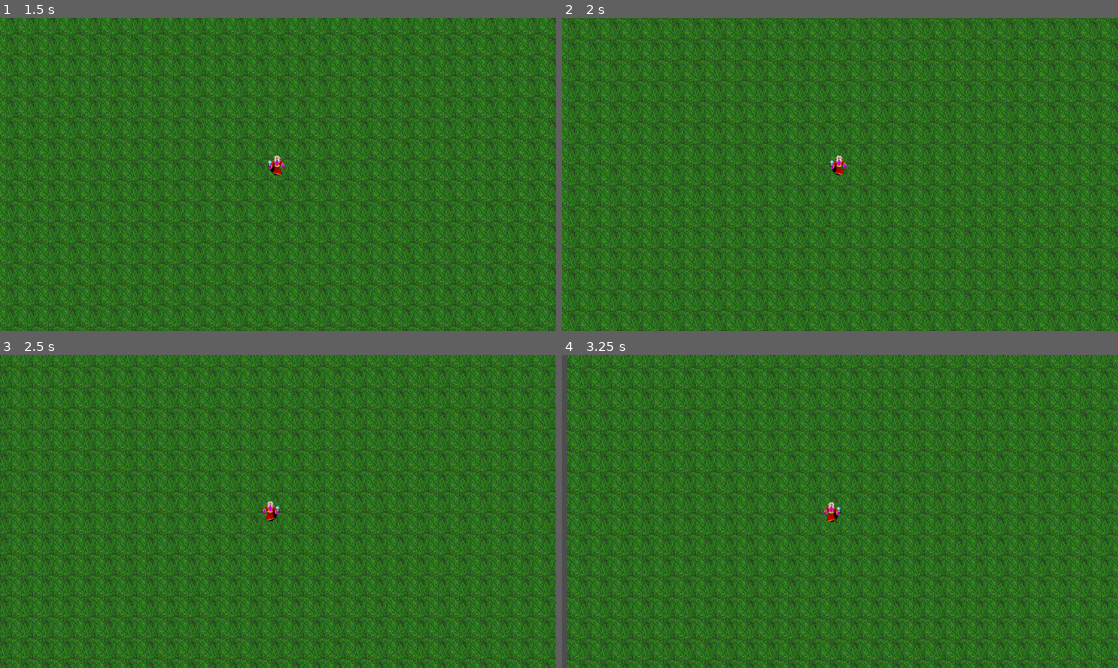
Above: before the commit, frames 1-4 (two rows, left to right).
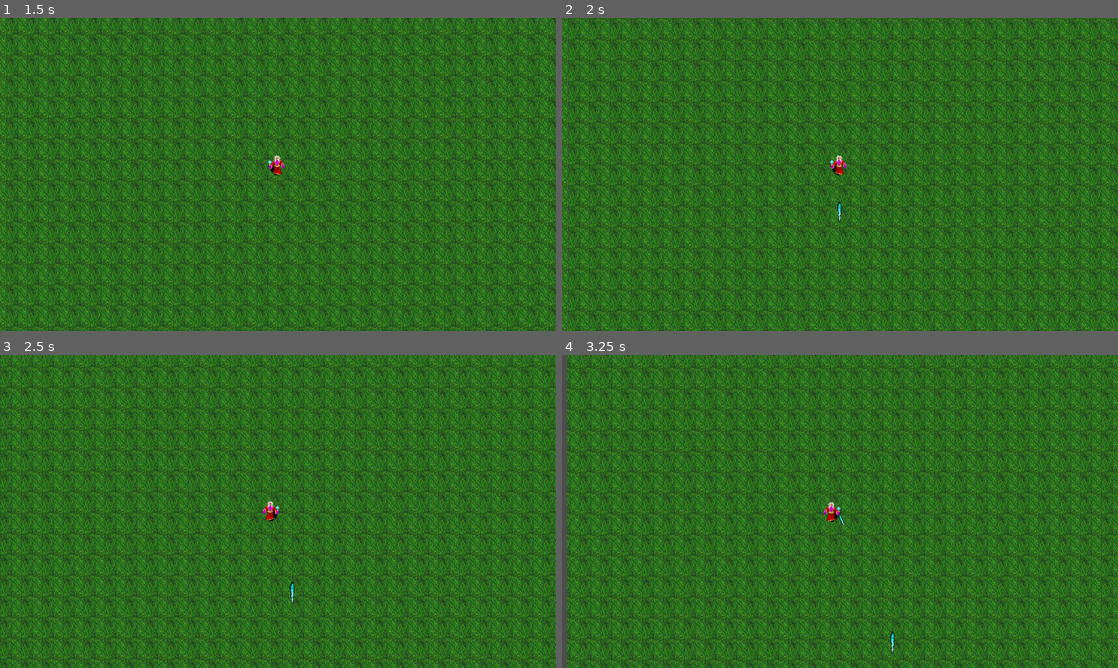
Above: after the commit, the same moments.

Repository: tobiassh0/VS_clone
Game: Godot game, scene res://World/world.tscn
Two runs of this game, one before a commit and one after it. Both use one fixed random seed, a clock stepped at 60 frames per second and the inputs below.
Inputs:
- Up to frame 1 (1.5 s): tap Enter at 0.5 s; hold Up (up) from 0.53 s (still down)
- Up to frame 2 (2 s): keep holding Up (up)
- Up to frame 3 (2.5 s): release Up (up) at 2.03 s; hold Left (left) from 2.03 s (still down)
- Up to frame 4 (3.25 s): keep holding Left (left)

Frame 1 is identical in both runs. In frame 2, less than 0.1% of the frame differs, in the area x 49-51%, y 58-66%; in frame 3, less than 0.1%; in frame 4, less than 0.1%, in the area x 49-60%, y 50-96%.

Commit message:
enemy, weapon and attack add

Diff:
--- a/Enemy/enemy.gd
+++ b/Enemy/enemy.gd
@@ -8,7 +8,7 @@
 @export var movement_speed = 20.0
 @onready var sprite = $Sprite2D
 @onready var anim = $AnimationPlayer
-@export var hp = 20.0
+@export var hp = 5.0
 
 func _ready():
 	anim.play("walk")
--- a/Enemy/enemy.tscn
+++ b/Enemy/enemy.tscn
@@ -6,8 +6,8 @@
 [ext_resource type="PackedScene" uid="uid://bjtn6c83hkq7q" path="res://Utility/hitbox.tscn" id="4_iphex"]
 
 [sub_resource type="CapsuleShape2D" id="CapsuleShape2D_kd725"]
-radius = 5.0
-height = 14.0
+radius = 7.0
+height = 28.0
 
 [sub_resource type="Animation" id="Animation_6bqh4"]
 length = 0.001
@@ -47,13 +47,15 @@
 "walk": SubResource("Animation_x4arp")
 }
 
-[sub_resource type="RectangleShape2D" id="RectangleShape2D_eh2p6"]
-size = Vector2(22, 26)
+[sub_resource type="RectangleShape2D" id="RectangleShape2D_igayp"]
+size = Vector2(21, 26)
 
 [sub_resource type="RectangleShape2D" id="RectangleShape2D_bba4u"]
-size = Vector2(14, 19)
+size = Vector2(20, 23)
 
 [node name="enemy_kobold_weak" type="CharacterBody2D"]
+collision_layer = 5
+collision_mask = 5
 motion_mode = 1
 script = ExtResource("1_anvu8")
 
@@ -77,10 +79,11 @@
 collision_mask = 4
 
 [node name="CollisionShape2D" parent="HurtBox" index="0"]
-position = Vector2(-1, 2)
-shape = SubResource("RectangleShape2D_eh2p6")
+position = Vector2(-0.5, 2)
+shape = SubResource("RectangleShape2D_igayp")
 
 [node name="HitBox" parent="." instance=ExtResource("4_iphex")]
+visible = false
 collision_layer = 2
 collision_mask = 2
 
--- a/Player/attack.tscn
+++ b/Player/attack.tscn
@@ -1,12 +1,37 @@
-[gd_scene load_steps=2 format=3 uid="uid://br1im2bk3gi2q"]
+[gd_scene load_steps=5 format=3 uid="uid://br1im2bk3gi2q"]
 
+[ext_resource type="Script" path="res://Player/ice_spear.gd" id="1_nhiwh"]
 [ext_resource type="Texture2D" uid="uid://dfvd7o7rcyplg" path="res://Textures/Items/Weapons/ice_spear.png" id="1_taxom"]
+[ext_resource type="AudioStream" uid="uid://cm2nkyp4lo8g8" path="res://Audio/SoundEffect/ice.wav" id="3_tfos5"]
 
-[node name="IceSpear" type="Area2D"]
+[sub_resource type="RectangleShape2D" id="RectangleShape2D_nnbtb"]
+size = Vector2(33.0761, 5.65599)
+
+[node name="IceSpear" type="Area2D" groups=["attack"]]
+top_level = true
+scale = Vector2(0.1, 0.1)
+collision_layer = 4
+collision_mask = 4
+script = ExtResource("1_nhiwh")
 metadata/_edit_group_ = true
 
 [node name="Sprite2D" type="Sprite2D" parent="."]
 texture = ExtResource("1_taxom")
 
 [node name="CollisionShape2D" type="CollisionShape2D" parent="."]
-visible = false
+position = Vector2(0.279887, -0.729716)
+rotation = 0.785398
+shape = SubResource("RectangleShape2D_nnbtb")
+
+[node name="Timer" type="Timer" parent="."]
+wait_time = 8.0
+one_shot = true
+autostart = true
+
+[node name="sound_play" type="AudioStreamPlayer" parent="."]
+stream = ExtResource("3_tfos5")
+volume_db = -10.0
+pitch_scale = 2.0
+autoplay = true
+
+[connection signal="timeout" from="Timer" to="." method="_on_timer_timeout"]
--- /dev/null
+++ b/Player/ice_spear.gd
@@ -0,0 +1,45 @@
+extends Area2D
+
+var level = 1
+var hp = 1 # amount of hits it can take
+var speed = 100
+var damage = 5
+var knock_back = 100 # change this later
+var attack_size= 1
+
+var target = Vector2.ZERO
+var angle = Vector2.ZERO
+
+@onready var player = get_tree().get_first_node_in_group("player")
+
+func _ready():
+	angle = global_position.direction_to(target)
+	rotation = angle.angle() + deg_to_rad(135) # returns a radian
+	match level:
+		1:
+			hp = 1
+			speed = 100
+			damage = 5
+			knock_back = 100
+			attack_size = 1
+		2:
+			hp += 1
+			attack_size *= 2
+	# scales the size of the ice spear from being born to full animation
+	var tween = create_tween()
+	tween.tween_property(self,"scale",Vector2(1,1)*attack_size,1).set_trans(Tween.TRANS_QUINT).set_ease(Tween.EASE_OUT)
+	tween.play()
+
+# update position
+func _physics_process(delta):
+	position += angle*speed*delta
+
+# hits enemy and remove ice spear
+func enemy_hit(charge = 1):
+	hp -= charge
+	if hp <= 0:
+		queue_free()
+
+# removes ice spear after time out from creation
+func _on_timer_timeout():
+	queue_free()
--- a/Player/player.gd
+++ b/Player/player.gd
@@ -4,6 +4,22 @@
 @onready var sprite = $Sprite2D
 @onready var walkTimer = get_node("%walkTimer")
 var hp = 80.0
+# attack #
+var iceSpear = preload("res://Player/attack.tscn")
+# attack nodes #
+@onready var iceSpearTimer = get_node("Attack/IceSpearTimer")
+@onready var iceSpearAttackTimer = get_node("Attack/IceSpearTimer/IceSpearAttackTimer")
+# Ice spear #
+var icespear_ammo = 0
+var icespear_baseammo = 1
+var icespear_attackspeed = 1.5
+var icespear_level = 1
+
+# enemy related #
+var enemy_close = []
+
+func _ready():
+	attack()
 
 # godot defined function
 func _physics_process(_delta): # every single frame
@@ -33,7 +49,46 @@
 	velocity = mov.normalized()*movement_speed
 	move_and_slide() # godot function
 
-
 func _on_hurt_box_hurt(damage):
 	hp -= damage
 	print(hp)
+
+func attack():
+	if icespear_level > 0:
+		iceSpearTimer.wait_time = icespear_attackspeed
+		if iceSpearTimer.is_stopped():
+			iceSpearTimer.start()
+
+func _on_ice_spear_timer_timeout():
+	# loading ammo
+	icespear_ammo += icespear_baseammo
+	iceSpearAttackTimer.start()
+
+func _on_ice_spear_attack_timer_timeout():
+	# shooting
+	if icespear_ammo > 0:
+		var icespear_attack = iceSpear.instantiate()
+		icespear_attack.position = position
+		icespear_attack.target = get_random_target()
+		icespear_attack.level = icespear_level
+		add_child(icespear_attack)
+		icespear_ammo -= 1
+		if icespear_ammo > 0:
+			iceSpearAttackTimer.start()
+		else:
+			iceSpearAttackTimer.stop()
+
+func get_random_target():
+	if enemy_close.size() > 0:
+		return enemy_close.pick_random().global_position
+	else:
+		return Vector2.UP # shoot up if nothing on the screen
+
+func _on_enemy_detection_area_body_entered(body):
+	if not enemy_close.has(body):
+		enemy_close.append(body)
+
+
+func _on_enemy_detection_area_body_exited(body):
+	if enemy_close.has(body):
+		enemy_close.erase(body)
--- a/Player/player.tscn
+++ b/Player/player.tscn
@@ -10,6 +10,9 @@
 
 [sub_resource type="RectangleShape2D" id="RectangleShape2D_ghtvg"]
 size = Vector2(13.5, 24)
+
+[sub_resource type="CircleShape2D" id="CircleShape2D_igm35"]
+radius = 739.03
 
 [node name="Player" type="CharacterBody2D" groups=["player"]]
 motion_mode = 1
@@ -42,6 +45,28 @@
 position = Vector2(-9.625, -12.75)
 shape = SubResource("RectangleShape2D_ghtvg")
 
+[node name="Attack" type="Node2D" parent="."]
+
+[node name="IceSpearTimer" type="Timer" parent="Attack"]
+unique_name_in_owner = true
+wait_time = 1.5
+
+[node name="IceSpearAttackTimer" type="Timer" parent="Attack/IceSpearTimer"]
+unique_name_in_owner = true
+wait_time = 0.075
+
+[node name="EnemyDetectionArea" type="Area2D" parent="."]
+collision_layer = 4
+collision_mask = 4
+monitorable = false
+
+[node name="CollisionShape2D" type="CollisionShape2D" parent="EnemyDetectionArea"]
+shape = SubResource("CircleShape2D_igm35")
+
 [connection signal="hurt" from="HurtBox" to="." method="_on_hurt_box_hurt"]
+[connection signal="timeout" from="Attack/IceSpearTimer" to="." method="_on_ice_spear_timer_timeout"]
+[connection signal="timeout" from="Attack/IceSpearTimer/IceSpearAttackTimer" to="." method="_on_ice_spear_attack_timer_timeout"]
+[connection signal="body_entered" from="EnemyDetectionArea" to="." method="_on_enemy_detection_area_body_entered"]
+[connection signal="body_exited" from="EnemyDetectionArea" to="." method="_on_enemy_detection_area_body_exited"]
 
 [editable path="HurtBox"]
--- a/Utility/hurtbox.gd
+++ b/Utility/hurtbox.gd
@@ -23,6 +23,8 @@
 			var damage = area.damage
 			# emit custom signal
 			emit_signal("hurt",damage)
+			if area.has_method("enemy_hit"):
+				area.enemy_hit(1)
 
 func _on_disable_timer_timeout():
 	collision.call_deferred("set","disabled",false) # disables collision shape
--- a/World/world.tscn
+++ b/World/world.tscn
@@ -1,11 +1,11 @@
-[gd_scene load_steps=9 format=3 uid="uid://b385756q5ye8y"]
+[gd_scene load_steps=8 format=3 uid="uid://b385756q5ye8y"]
 
 [ext_resource type="Texture2D" uid="uid://bl1otg6n1ybb2" path="res://Textures/dirt_full_new.png" id="1_obd2f"]
 [ext_resource type="PackedScene" uid="uid://mlbl7gjmlmrx" path="res://Player/player.tscn" id="2_yio05"]
 [ext_resource type="PackedScene" uid="uid://dq6uvgo3s67fm" path="res://Utility/enemy_spawner.tscn" id="3_323ts"]
 [ext_resource type="PackedScene" uid="uid://b0fy1nadk3ait" path="res://Enemy/enemy.tscn" id="3_jmfu5"]
 [ext_resource type="Script" path="res://Utility/spawn_info.gd" id="5_wf5vi"]
-[ext_resource type="PackedScene" uid="uid://d1x5tgtbcuvxi" path="res://Enemy/enemy_kobold_strong.tscn" id="6_ahcrc"]
+[ext_resource type="AudioStream" uid="uid://14j737lvtt1q" path="res://Audio/Music/battleThemeA.mp3" id="6_li556"]
 
 [sub_resource type="Resource" id="Resource_sbs3d"]
 script = ExtResource("5_wf5vi")
@@ -14,14 +14,6 @@
 enemy = ExtResource("3_jmfu5")
 enemy_number = 1
 enemy_spawn_delay = 1
-
-[sub_resource type="Resource" id="Resource_8rkv4"]
-script = ExtResource("5_wf5vi")
-time_start = 5
-time_end = 60
-enemy = ExtResource("6_ahcrc")
-enemy_number = 1
-enemy_spawn_delay = 0
 
 [node name="World" type="Node2D"]
 
@@ -35,4 +27,9 @@
 [node name="Player" parent="." instance=ExtResource("2_yio05")]
 
 [node name="EnemySpawner" parent="." instance=ExtResource("3_323ts")]
-spawns = Array[ExtResource("5_wf5vi")]([SubResource("Resource_sbs3d"), SubResource("Resource_8rkv4")])
+spawns = Array[ExtResource("5_wf5vi")]([SubResource("Resource_sbs3d")])
+
+[node name="music" type="AudioStreamPlayer" parent="."]
+stream = ExtResource("6_li556")
+volume_db = -30.0
+autoplay = true
Not shown: 1 places in Player/player.tscn that only renumber resources
